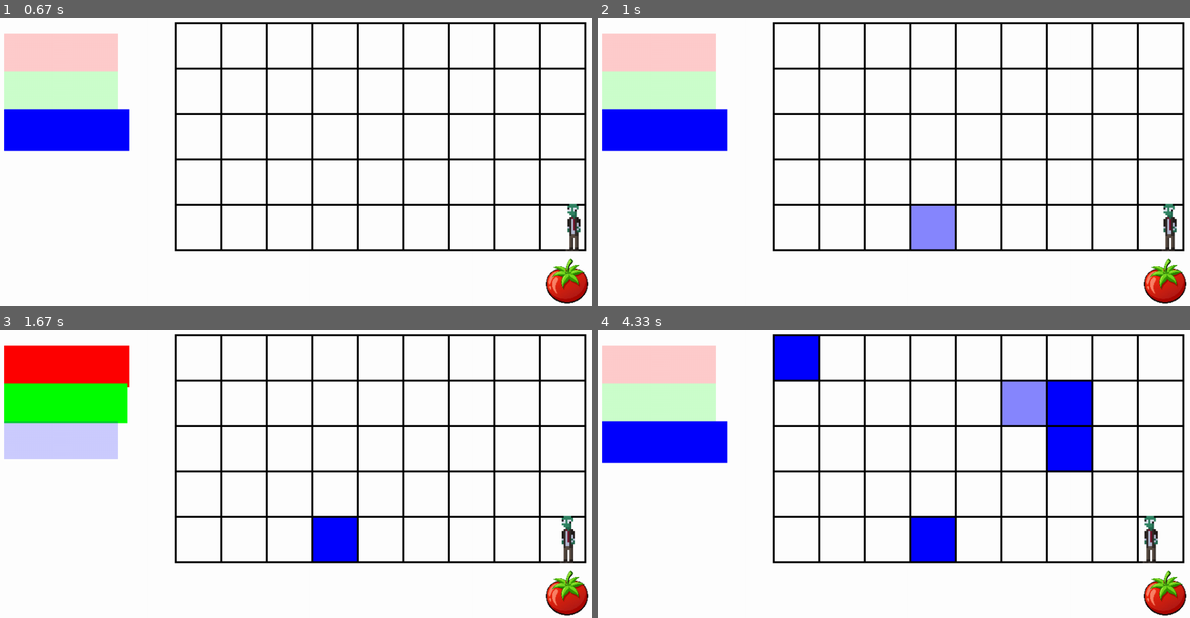
Above: before the commit, frames 1-4 (two rows, left to right).
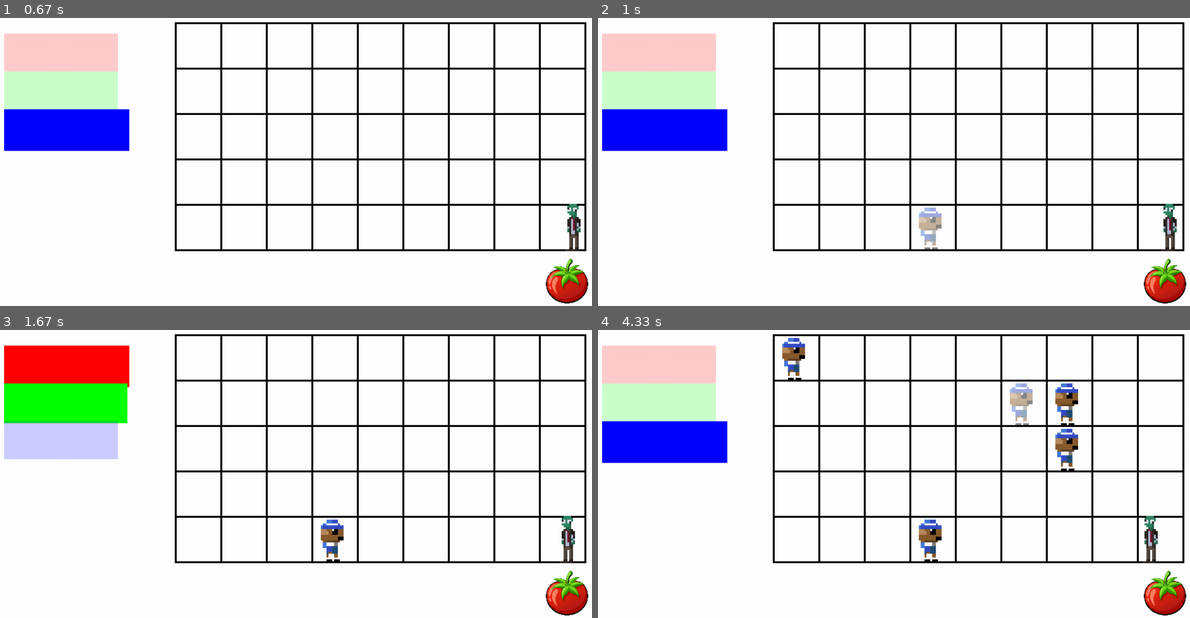
Above: after the commit, the same moments.

Repository: vocaz/pygametowerdefense
Game: pygame game, started from main.py
Same seed, same stepped clock (60 frames per second), same inputs: the game is played once before the commit and once after it.
Inputs (mouse positions are in pixels of both pictures, inside the frame that each line leads up to):
- Up to frame 1 (0.67 s): tap 3 at 0.33 s
- Up to frame 2 (1 s): click (947, 210) at 0.72 s
- Up to frame 3 (1.67 s): click (100, 396) at 1.05 s; tap 1 at 1.33 s
- Up to frame 4 (4.33 s): click (899, 332) at 1.72 s; hold 3 2.5-2.97 s; click (799, 378) at 3.05 s; click (1047, 419) at 3.38 s; click (1077, 439) at 3.72 s; click (1012, 387) at 4.05 s

Frame 1 is identical in both runs. In frame 2, 1.1% of the frame differs, in the area x 52-61%, y 65-81%; in frame 3, 1.1%; in frame 4, 5.7%, in the area x 29-84%, y 2-81%.

Commit message:
Integration of zombie damage to plants, plant death, and plant art

Diff:
--- a/assets.py
+++ b/assets.py
@@ -5,6 +5,7 @@
     def load(cls):
         root = 'data/'
         cls.Images = {
+    "towers":{1:pygame.image.load("data/images/towers/tambourine.png")},
     "tomato":[pygame.image.load("data/images/ui/tomato.png").convert_alpha(),0],
     "monsters":{1:pygame.image.load("data/images/monsters/normal.png")}
     }
--- a/main.py
+++ b/main.py
@@ -45,6 +45,13 @@
 cursor = pygame.Surface((5,5))
 cursor.fill((255,255,255))
 cursor_mask = pygame.mask.from_surface(cursor)
+def kill_tower(towervar):
+    target_cords = [towervar.cords["x"], towervar.cords["y"]]
+    global grid
+    print(f'{towervar} killed')
+    del towervar
+    grid[target_cords[1]][target_cords[0]] = 0
+
 def draw_monsters():
     global grid
     global monsters
@@ -177,10 +184,18 @@
                 else:
                     pygame.draw.rect(realwindow,white,tile_rect)
             if isinstance(tile,Tower):
-                tile_surf.fill(tile.colour)
-                if hovered == True:
-                    tile_surf.set_alpha(120)
-                realwindow.blit(tile_surf,tile_rect)
+                if tile.health <= 0:
+                    kill_tower(tile)
+                else:
+                    tile_surf = tile.img
+                    tile_surf = pygame.transform.scale_by(tile_surf,(1.5))
+                    sprite_rect = tile_surf.get_rect(center = tile_rect.center)
+                    sprite_rect.move_ip(0,-10)
+                    if hovered == True:
+                        tile_surf.set_alpha(120)
+                    else:
+                        tile_surf.set_alpha(255)
+                    realwindow.blit(tile_surf,sprite_rect)
             if hovered == True:
                 if click == 1:
                     if is_tomatoing == True:
@@ -236,10 +251,10 @@
                 else:
                     current_tower = testGreen
             elif event.key == pygame.K_3:
-                if current_tower == testBlue:
-                    reset_towerselection()
-                else:
-                    current_tower = testBlue
+                if current_tower == tambourine:
+                    reset_towerselection()
+                else:
+                    current_tower = tambourine
         if event.type == pygame.MOUSEBUTTONDOWN and event.button == 1:
             click = 1
     check_towerselection()
--- a/monsters.py
+++ b/monsters.py
@@ -12,6 +12,7 @@
     hasarmor = False
     totalhp = health + armor
     surface = []
+    last_attack_time = 0
     time_next_attack = 0
     ismoving = True
     def __init__(self,lane):
@@ -27,10 +28,13 @@
         if self.ismoving:
             self.cords["x"] -= self.movespeed
     def tryeat(self,towervar):
-        curtime = time.time()
-        self.time_next_attack = curtime + self.cooldown
-        if curtime >= self.time_next_attack:
-            towervar.ishit(damage)
+        if self.last_attack_time == 0:
+            self.last_attack_time = time.time()
+            self.time_next_attack = self.last_attack_time + self.cooldown
+        if time.time() >= self.time_next_attack:
+            print('attack')
+            towervar.ishit(self.damage)
+            self.last_attack_time = 0
     def ishit(self,damage):
         #Runs when either collides with a projectile or is hit by a melee range character
         if hasarmor == True:
--- a/towers.py
+++ b/towers.py
@@ -1,7 +1,10 @@
 import pygame
 
+import assets
+from assets import *
 from pygame.locals import *
 class Tower:
+    typeid = 0
     cost = -1 #cost in fans per placement
     range = -1
     damage = -1
@@ -17,9 +20,9 @@
         tile_surf = pygame.Surface((24,24))
         tile_rect = tile_surf.get_rect(topleft=(((self.cords["x"]*24) + 100),((self.cords["y"]*24) + 30)))
         return tile_rect
-    def ishit(dmg):
+    def ishit(self, dmg):
         self.health -= dmg
-        print(f'hit for {health}')
+        print(f'current hp = {self.health}')
 class testRed(Tower):
     health = 300
     colour = (255,0,0)
@@ -36,11 +39,13 @@
     def __init__(self,new_cords):
         Tower.__init__(self,new_cords)
         testGreen.instances.append(self)
-class testBlue(Tower):
+class tambourine(Tower):
+    typeid = 1
     health = 300
     colour = (0,0,255)
-    name = 'Blue'
+    name = 'Tambourine'
     instances = []
     def __init__(self,new_cords):
         Tower.__init__(self,new_cords)
-        testGreen.instances.append(self)
+        self.img = assets.Images["towers"][self.typeid]
+        tambourine.instances.append(self)
Binary file added: data/images/towers/tambourine.png
Not shown, added: data/images/towers/tambourine.aseprite
